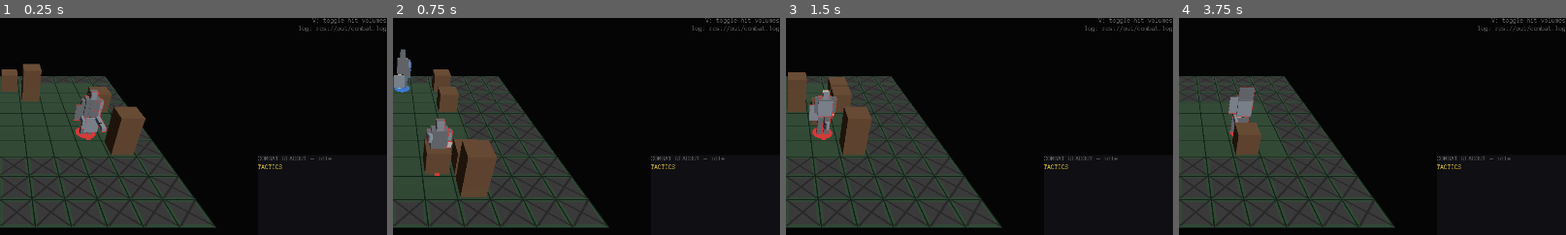
Above: before the commit, frames 1-4 (left to right).
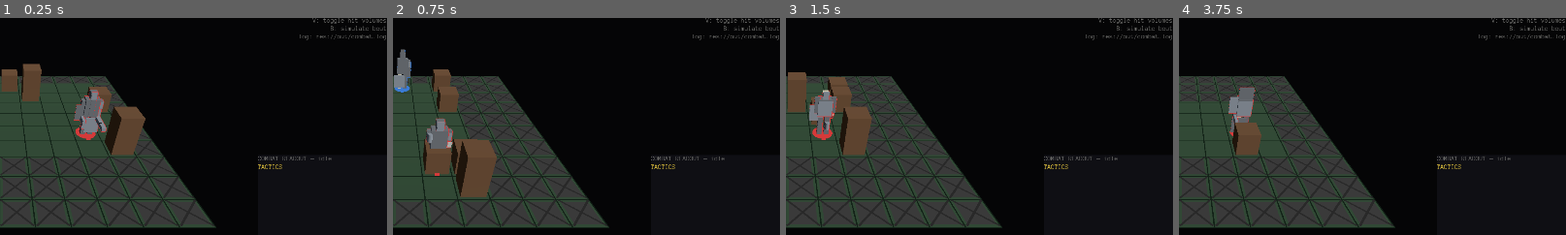
Above: after the commit, the same moments.

Repository: NotUserFriendly/HulkBreakers
Game: Godot game, scene res://src/view/battle_scene.tscn
Two runs of this game, one before a commit and one after it. Both use one fixed random seed, a clock stepped at 60 frames per second and the inputs below.
Inputs:
- Up to frame 1 (0.25 s): no input
- Up to frame 2 (0.75 s): click "New Battle" at 0.5 s
- Up to frame 3 (1.5 s): click "New Battle" at 1.25 s
- Up to frame 4 (3.75 s): click "End Turn" at 2 s; click "End Turn" at 2.75 s; click "New Battle" at 3.5 s
The pictures show only the part of the screen within x 50-100%, y 25-75%; the shares and areas given below are measured in that part.

The runs differ from the first frame. In frame 1, 0.3% of the frame differs, in the area x 77-100%, y 3-11%; in frame 2, 0.3%; in frame 3, 0.3%; in frame 4, 0.3%.

Commit message:
Taskblock 14 Pass D: Simulate Bout setup menu
BoutSetup builds a real two-squad matchup headlessly — named profiles
(grouped by profile_family), per-squad count/playstyle, and a seed —
through DeepStrike.assemble_from_preset and a generated map, refusing
(not crashing) on a missing profile or an empty squad.

SimulateBoutMenu is the thin UI over it: profile/count/playstyle
dropdowns per squad, a seed field, and Start Bout, which hands the
built state/mission to a BoutView by swapping it in as the tree's
current scene. Reachable from BattleScene via a new
ControlBindings.SIMULATE_BOUT_KEY (B), registered in the controls
overlay like every other debug key.

Live-checked via a one-shot probe: menu renders, Start Bout launches
a real bout with both squads visible on the board. Fixed a genuine
null-current_scene crash in _launch_bout surfaced by that check.

Diff:
--- /dev/null
+++ b/src/logic/ai/bout_setup.gd
@@ -0,0 +1,116 @@
+class_name BoutSetup
+extends RefCounted
+
+## taskblock-14 Pass D: the actual matchup-building logic behind
+## "Simulate Bout" — headless, testable without the menu scene itself
+## (docs/00 golden rule: logic is view-agnostic). Builds two squads from
+## named profiles through the real `DeepStrike.assemble_from_preset`
+## (Pass A: no parallel spawn path), a real generated map, and a
+## `MissionState` with a genuine extraction zone so a winning squad can
+## actually reach EXTRACTED (Pass C's own `BoutRunner` terminal-state
+## model, unchanged) — this is the "in-engine 2v2 demo" the block exists
+## for, wired to real content instead of hand-typed test fixtures.
+
+const GRID_WIDTH := 20
+const GRID_HEIGHT := 14
+
+
+## `profile_a`/`profile_b` null, or either count `<= 0`, is refused with
+## a named `error` — never a crash, matching every other assembly path's
+## "never crash, never silently invent" posture. Returns
+## `{"state": CombatState, "mission": MissionState, "error": ""}` on
+## success, or `{"error": "<reason>"}` (no state/mission keys at all) on
+## refusal.
+static func build_bout(
+	profile_a: BotPreset,
+	count_a: int,
+	playstyle_a: StringName,
+	profile_b: BotPreset,
+	count_b: int,
+	playstyle_b: StringName,
+	map_seed: int
+) -> Dictionary:
+	if profile_a == null or profile_b == null:
+		return {"error": "both squads need a chosen profile"}
+	if count_a <= 0 or count_b <= 0:
+		return {"error": "both squads need at least one unit"}
+
+	var rng := RandomNumberGenerator.new()
+	rng.seed = map_seed
+	var grid: Grid = MapGen.generate(rng.randi(), GRID_WIDTH, GRID_HEIGHT)
+	var spawn_a_cells: Array[Vector2i] = _cells_of_terrain(grid, Enums.TerrainType.SPAWN_A)
+	var spawn_b_cells: Array[Vector2i] = _cells_of_terrain(grid, Enums.TerrainType.SPAWN_B)
+
+	var units: Array[Unit] = []
+	units.append_array(_spawn_squad(profile_a, count_a, playstyle_a, 0, spawn_a_cells))
+	units.append_array(_spawn_squad(profile_b, count_b, playstyle_b, 1, spawn_b_cells))
+	if units.is_empty():
+		return {"error": "neither profile could actually assemble (bad template_id?)"}
+
+	var state := CombatState.new(grid, units, rng.randi())
+	state.set_squad_controller(0, Enums.SquadController.AI)
+	state.set_squad_controller(1, Enums.SquadController.AI)
+
+	var mission := MissionState.new(RunState.new(), state)
+	mission.objectives = []
+	mission.extraction_cells = (spawn_a_cells if not spawn_a_cells.is_empty() else [Vector2i.ZERO])
+
+	return {"state": state, "mission": mission, "error": ""}
+
+
+static func _spawn_squad(
+	profile: BotPreset,
+	count: int,
+	playstyle: StringName,
+	squad_id: int,
+	spawn_cells: Array[Vector2i]
+) -> Array[Unit]:
+	var units: Array[Unit] = []
+	for i in range(count):
+		var matrix := Matrix.new()
+		matrix.id = StringName("%s_%d" % [profile.preset_name, i])
+		matrix.playstyle = playstyle
+		var cell: Vector2i = (
+			spawn_cells[i % spawn_cells.size()]
+			if not spawn_cells.is_empty()
+			else Vector2i(i, squad_id)
+		)
+		var unit: Unit = DeepStrike.assemble_from_preset(profile, matrix, cell, squad_id)
+		if unit != null:
+			units.append(unit)
+	return units
+
+
+static func _cells_of_terrain(grid: Grid, terrain: int) -> Array[Vector2i]:
+	var cells: Array[Vector2i] = []
+	for y in range(grid.height):
+		for x in range(grid.width):
+			var cell := Vector2i(x, y)
+			if grid.get_terrain(cell) == terrain:
+				cells.append(cell)
+	return cells
+
+
+## taskblock-14 Pass D: "profile dropdowns list the .tres profiles
+## (grouped by profile_family, variants shown under their base label)."
+## `profile_family -> Array[BotPreset]`, base (empty `variant_label`)
+## always first within its own group, variants after — so a dropdown can
+## render a group heading followed by its own variants with no further
+## sorting.
+static func group_by_family(presets: Array[BotPreset]) -> Dictionary:
+	var groups: Dictionary = {}  # StringName -> Array[BotPreset]
+	for preset: BotPreset in presets:
+		var family: StringName = (
+			preset.profile_family
+			if preset.profile_family != &""
+			else StringName(preset.preset_name)
+		)
+		if not groups.has(family):
+			groups[family] = [] as Array[BotPreset]
+		(groups[family] as Array[BotPreset]).append(preset)
+	for family: StringName in groups:
+		var members: Array[BotPreset] = groups[family]
+		members.sort_custom(
+			func(a: BotPreset, b: BotPreset) -> bool: return a.variant_label < b.variant_label
+		)
+	return groups
--- a/src/logic/control_bindings.gd
+++ b/src/logic/control_bindings.gd
@@ -21,6 +21,10 @@
 ## key distinct from TOGGLE_KEY (this overlay's help legend), so hiding one
 ## never hides the other.
 const TOGGLE_HIT_VOLUMES_KEY := KEY_V
+## taskblock-14 Pass D: "reachable from a debug key now" — the Simulate Bout
+## menu, same dev-tool status as TOGGLE_HIT_VOLUMES_KEY, own key so it never
+## collides with a bound gameplay verb.
+const SIMULATE_BOUT_KEY := KEY_B
 
 
 ## `{"trigger": String, "action": String}`, in the order docs/10 taskblock03
@@ -47,6 +51,7 @@
 		{"trigger": "Scroll", "action": "zoom (while not aiming)"},
 		{"trigger": _key(TOGGLE_KEY), "action": "toggle this help"},
 		{"trigger": _key(TOGGLE_HIT_VOLUMES_KEY), "action": "toggle hit volumes"},
+		{"trigger": _key(SIMULATE_BOUT_KEY), "action": "simulate bout"},
 		{"trigger": "log", "action": log_path},
 	]
 
--- a/src/view/battle_scene.gd
+++ b/src/view/battle_scene.gd
@@ -437,7 +437,12 @@
 	if not (event is InputEventKey):
 		return
 	var key_event := event as InputEventKey
-	if not key_event.pressed or key_event.keycode != ControlBindings.TOGGLE_HIT_VOLUMES_KEY:
+	if not key_event.pressed:
+		return
+	if key_event.keycode == ControlBindings.SIMULATE_BOUT_KEY:
+		get_tree().change_scene_to_file("res://src/view/simulate_bout_menu.tscn")
+		return
+	if key_event.keycode != ControlBindings.TOGGLE_HIT_VOLUMES_KEY:
 		return
 	var show: bool = not (unit_views[0].show_hit_volumes if not unit_views.is_empty() else false)
 	for view: HitVolumeView in unit_views:
--- /dev/null
+++ b/src/view/simulate_bout_menu.gd
@@ -0,0 +1,174 @@
+class_name SimulateBoutMenu
+extends Control
+
+## taskblock-14 Pass D: the minimal "Simulate Bout" setup screen — not a
+## full main menu, just the one entry point (per the taskblock's own
+## call: "the seed of a real main menu later without being one").
+## Reachable via ControlBindings.SIMULATE_BOUT_KEY from BattleScene.
+## "Start Bout" spawns the matchup through BoutSetup (Pass D's own
+## headless logic, no parallel spawn path) and hands the result to a
+## BoutView (Pass C) — this is the in-engine version of "build me a 2v2
+## demo": a player sets it up here instead of asking CC, and CC can
+## drive the exact same entry point for its own combat verification
+## (taskblock-13's own weapon work is the whole reason this block
+## exists now).
+
+const PLAYSTYLES: Array[StringName] = [&"AGGRESSIVE", &"COVER_SEEKER"]
+const DEFAULT_COUNT := 2
+
+var _profiles_by_family: Dictionary = {}
+var _ordered_presets: Array[BotPreset] = []
+
+var _squad_a_dropdown: OptionButton
+var _squad_b_dropdown: OptionButton
+var _count_a_field: SpinBox
+var _count_b_field: SpinBox
+var _playstyle_a_dropdown: OptionButton
+var _playstyle_b_dropdown: OptionButton
+var _seed_field: LineEdit
+var _error_label: Label
+
+
+func _ready() -> void:
+	theme = HulkTheme.build()
+	set_anchors_and_offsets_preset(Control.PRESET_FULL_RECT)
+	_profiles_by_family = BoutSetup.group_by_family(DataLibrary.presets_pool())
+	_build_ui()
+
+
+func _build_ui() -> void:
+	var layout := VBoxContainer.new()
+	layout.set_anchors_and_offsets_preset(Control.PRESET_CENTER)
+	add_child(layout)
+
+	var title := Label.new()
+	title.text = "Simulate Bout"
+	layout.add_child(title)
+
+	var squads := HBoxContainer.new()
+	layout.add_child(squads)
+
+	var squad_a := VBoxContainer.new()
+	squads.add_child(squad_a)
+	var squad_a_label := Label.new()
+	squad_a_label.text = "Squad A"
+	squad_a.add_child(squad_a_label)
+	_squad_a_dropdown = _profile_dropdown()
+	squad_a.add_child(_squad_a_dropdown)
+	_count_a_field = _count_field()
+	squad_a.add_child(_count_a_field)
+	_playstyle_a_dropdown = _playstyle_dropdown()
+	squad_a.add_child(_playstyle_a_dropdown)
+
+	var squad_b := VBoxContainer.new()
+	squads.add_child(squad_b)
+	var squad_b_label := Label.new()
+	squad_b_label.text = "Squad B"
+	squad_b.add_child(squad_b_label)
+	_squad_b_dropdown = _profile_dropdown()
+	squad_b.add_child(_squad_b_dropdown)
+	_count_b_field = _count_field()
+	squad_b.add_child(_count_b_field)
+	_playstyle_b_dropdown = _playstyle_dropdown()
+	squad_b.add_child(_playstyle_b_dropdown)
+	# "COVER_SEEKER" — the second entry — as squad B's own default, so a
+	# fresh Start Bout already shows the two playstyles facing off.
+	_playstyle_b_dropdown.selected = 1
+
+	var seed_row := HBoxContainer.new()
+	layout.add_child(seed_row)
+	var seed_label := Label.new()
+	seed_label.text = "map/seed:"
+	seed_row.add_child(seed_label)
+	_seed_field = LineEdit.new()
+	_seed_field.text = str(Time.get_ticks_usec())
+	seed_row.add_child(_seed_field)
+
+	var start_button := Button.new()
+	start_button.text = "Start Bout"
+	start_button.pressed.connect(_on_start_bout_pressed)
+	layout.add_child(start_button)
+
+	_error_label = Label.new()
+	_error_label.modulate = HulkTheme.WARN
+	layout.add_child(_error_label)
+
+
+## "Profile dropdowns list the .tres profiles (grouped by
+## profile_family, variants shown under their base label)." A plain
+## `OptionButton` has no native group-heading support — each entry's own
+## text carries the grouping instead ("Family — Variant"), keeping
+## `_ordered_presets`'s index aligned with the dropdown's `selected`
+## index one-to-one.
+func _profile_dropdown() -> OptionButton:
+	var dropdown := OptionButton.new()
+	if _ordered_presets.is_empty():
+		var families: Array = _profiles_by_family.keys()
+		families.sort()
+		for family: StringName in families:
+			for preset: BotPreset in _profiles_by_family[family]:
+				_ordered_presets.append(preset)
+	for preset: BotPreset in _ordered_presets:
+		var label: String = (
+			"%s — %s" % [preset.profile_family, preset.variant_label]
+			if preset.variant_label != ""
+			else String(
+				preset.profile_family if preset.profile_family != &"" else preset.preset_name
+			)
+		)
+		dropdown.add_item(label)
+	return dropdown
+
+
+func _count_field() -> SpinBox:
+	var field := SpinBox.new()
+	field.min_value = 1
+	field.max_value = 8
+	field.value = DEFAULT_COUNT
+	return field
+
+
+func _playstyle_dropdown() -> OptionButton:
+	var dropdown := OptionButton.new()
+	for playstyle: StringName in PLAYSTYLES:
+		dropdown.add_item(String(playstyle))
+	return dropdown
+
+
+func _selected_preset(dropdown: OptionButton) -> BotPreset:
+	if dropdown.selected < 0 or dropdown.selected >= _ordered_presets.size():
+		return null
+	return _ordered_presets[dropdown.selected]
+
+
+func _on_start_bout_pressed() -> void:
+	var map_seed: int = int(_seed_field.text) if _seed_field.text.is_valid_int() else 0
+	var result: Dictionary = BoutSetup.build_bout(
+		_selected_preset(_squad_a_dropdown),
+		int(_count_a_field.value),
+		PLAYSTYLES[_playstyle_a_dropdown.selected],
+		_selected_preset(_squad_b_dropdown),
+		int(_count_b_field.value),
+		PLAYSTYLES[_playstyle_b_dropdown.selected],
+		map_seed
+	)
+	if result.error != "":
+		_error_label.text = result.error
+		return
+	_error_label.text = ""
+	_launch_bout(result.state, result.mission)
+
+
+## Swaps in a freshly built `BoutView` as the tree's own current scene —
+## `BoutView` is built entirely in code (no `.tscn` of its own, same
+## "no hand-authored scene for logic" convention every other scene here
+## follows), so this is a manual scene swap rather than
+## `change_scene_to_file` (which needs a packed `.tscn` resource to load
+## from).
+func _launch_bout(state: CombatState, mission: MissionState) -> void:
+	var bout_view := BoutView.new()
+	get_tree().root.add_child(bout_view)
+	if get_tree().current_scene != null:
+		get_tree().current_scene.queue_free()
+	get_tree().current_scene = bout_view
+	bout_view.setup(state, mission)
--- /dev/null
+++ b/src/view/simulate_bout_menu.tscn
@@ -0,0 +1,12 @@
+[gd_scene load_steps=2 format=3]
+
+[ext_resource type="Script" path="res://src/view/simulate_bout_menu.gd" id="1_menu"]
+
+[node name="SimulateBoutMenu" type="Control"]
+layout_mode = 3
+anchors_preset = 15
+anchor_right = 1.0
+anchor_bottom = 1.0
+grow_horizontal = 2
+grow_vertical = 2
+script = ExtResource("1_menu")
--- /dev/null
+++ b/test/unit/logic/ai/test_bout_setup.gd
@@ -0,0 +1,118 @@
+extends GutTest
+
+## taskblock-14 Pass D: BoutSetup — the headless matchup-building logic
+## behind the "Simulate Bout" menu.
+
+
+func before_each() -> void:
+	DataLibrary.reset()
+	DataLibrary.load_all()
+
+
+func after_each() -> void:
+	DataLibrary.reset()
+
+
+func _reference_profiles() -> Array:
+	var base: BotPreset = DataLibrary.get_preset(&"a_brand_laborer")
+	var variant: BotPreset = DataLibrary.get_preset(&"a_brand_laborer_battery_mods")
+	return [base, variant]
+
+
+func test_a_valid_bout_builds_a_real_state_and_mission() -> void:
+	var profiles: Array = _reference_profiles()
+
+	var result: Dictionary = BoutSetup.build_bout(
+		profiles[0], 2, &"AGGRESSIVE", profiles[1], 2, &"COVER_SEEKER", 555
+	)
+
+	assert_eq(result.error, "")
+	var state: CombatState = result.state
+	var mission: MissionState = result.mission
+	assert_not_null(state)
+	assert_not_null(mission)
+	assert_eq(state.units.size(), 4)
+	assert_eq(state.controller_for(0), Enums.SquadController.AI)
+	assert_eq(state.controller_for(1), Enums.SquadController.AI)
+
+
+func test_squad_units_carry_their_own_assigned_playstyle() -> void:
+	var profiles: Array = _reference_profiles()
+
+	var result: Dictionary = BoutSetup.build_bout(
+		profiles[0], 2, &"AGGRESSIVE", profiles[1], 1, &"COVER_SEEKER", 9
+	)
+
+	var state: CombatState = result.state
+	for unit: Unit in state.units:
+		var expected: StringName = &"AGGRESSIVE" if unit.squad_id == 0 else &"COVER_SEEKER"
+		assert_eq(unit.matrix.playstyle, expected, "unit %s carries the wrong playstyle" % unit.id)
+
+
+## "An invalid setup (empty squad) is rejected, not crashed."
+func test_a_zero_count_squad_is_rejected_not_crashed() -> void:
+	var profiles: Array = _reference_profiles()
+
+	var result: Dictionary = BoutSetup.build_bout(
+		profiles[0], 0, &"AGGRESSIVE", profiles[1], 2, &"AGGRESSIVE", 1
+	)
+
+	assert_ne(result.error, "")
+	assert_false(result.has("state"))
+
+
+func test_a_missing_profile_is_rejected_not_crashed() -> void:
+	var profiles: Array = _reference_profiles()
+
+	var result: Dictionary = BoutSetup.build_bout(
+		null, 2, &"AGGRESSIVE", profiles[1], 2, &"AGGRESSIVE", 1
+	)
+
+	assert_ne(result.error, "")
+	assert_false(result.has("state"))
+
+
+## "A bout built from the menu matches one built directly from the same
+## profiles/counts/seed."
+func test_the_same_profiles_counts_and_seed_produce_an_equivalent_bout() -> void:
+	var profiles: Array = _reference_profiles()
+
+	var first: Dictionary = BoutSetup.build_bout(
+		profiles[0], 2, &"AGGRESSIVE", profiles[1], 2, &"AGGRESSIVE", 777
+	)
+	var second: Dictionary = BoutSetup.build_bout(
+		profiles[0], 2, &"AGGRESSIVE", profiles[1], 2, &"AGGRESSIVE", 777
+	)
+
+	var first_state: CombatState = first.state
+	var second_state: CombatState = second.state
+	assert_eq(first_state.units.size(), second_state.units.size())
+	for i in range(first_state.units.size()):
+		assert_eq(first_state.units[i].cell, second_state.units[i].cell)
+		assert_eq(first_state.units[i].squad_id, second_state.units[i].squad_id)
+
+
+## "The menu lists loaded profiles" — grouped by family, base first.
+func test_group_by_family_groups_the_base_and_its_variant_together() -> void:
+	var profiles: Array[BotPreset] = []
+	for p: BotPreset in _reference_profiles():
+		profiles.append(p)
+
+	var groups: Dictionary = BoutSetup.group_by_family(profiles)
+
+	assert_true(groups.has(&"a_brand_laborer"))
+	var members: Array[BotPreset] = groups[&"a_brand_laborer"]
+	assert_eq(members.size(), 2)
+	assert_eq(members[0].variant_label, "", "the base (empty variant_label) must sort first")
+	assert_eq(members[1].variant_label, "Battery Mods")
+
+
+## A preset with no profile_family authored groups under its own name —
+## never dropped, never crashing the dropdown.
+func test_group_by_family_falls_back_to_the_presets_own_name_when_ungrouped() -> void:
+	var lone := BotPreset.new("lone_bot", ShellTemplates.DEFAULT_ID)
+
+	var groups: Dictionary = BoutSetup.group_by_family([lone])
+
+	assert_true(groups.has(&"lone_bot"))
+	assert_eq((groups[&"lone_bot"] as Array[BotPreset]).size(), 1)
--- /dev/null
+++ b/test/unit/view/test_simulate_bout_menu.gd
@@ -0,0 +1,50 @@
+extends GutTest
+
+## taskblock-14 Pass D: SimulateBoutMenu — the thin UI wrapper around
+## BoutSetup (already covered headlessly by test_bout_setup.gd). This only
+## checks the scene actually wires up: the profile dropdowns list the
+## loaded profiles, and Start Bout is rejected-not-crashed on a bad setup.
+
+
+func before_each() -> void:
+	DataLibrary.reset()
+	DataLibrary.load_all()
+
+
+func after_each() -> void:
+	DataLibrary.reset()
+
+
+## "The menu lists loaded profiles" — both reference profiles from
+## taskblock-14 Pass A show up as dropdown entries.
+func test_ready_populates_the_profile_dropdowns_from_loaded_presets() -> void:
+	var menu := SimulateBoutMenu.new()
+	add_child_autofree(menu)
+
+	assert_gt(menu._squad_a_dropdown.item_count, 0)
+	assert_eq(menu._squad_a_dropdown.item_count, menu._squad_b_dropdown.item_count)
+	assert_eq(menu._squad_a_dropdown.item_count, menu._ordered_presets.size())
+
+
+func test_a_variant_is_listed_under_its_own_family_label() -> void:
+	var menu := SimulateBoutMenu.new()
+	add_child_autofree(menu)
+
+	var found_variant := false
+	for i in range(menu._squad_a_dropdown.item_count):
+		if menu._squad_a_dropdown.get_item_text(i).contains("Battery Mods"):
+			found_variant = true
+	assert_true(found_variant, "the a_brand_laborer_battery_mods variant must appear in the list")
+
+
+## "An invalid setup (empty squad) is rejected, not crashed" — no profile
+## selected (SpinBox itself refuses to go below its own min_value of 1, so
+## an empty selection is the reachable way to make BoutSetup refuse).
+func test_start_bout_with_no_profile_selected_is_rejected_not_crashed() -> void:
+	var menu := SimulateBoutMenu.new()
+	add_child_autofree(menu)
+	menu._squad_a_dropdown.selected = -1
+
+	menu._on_start_bout_pressed()
+
+	assert_ne(menu._error_label.text, "")
Not shown, added: src/logic/ai/bout_setup.gd.uid
Not shown, added: src/view/simulate_bout_menu.gd.uid
Not shown, added: test/unit/logic/ai/test_bout_setup.gd.uid
Not shown, added: test/unit/view/test_simulate_bout_menu.gd.uid
